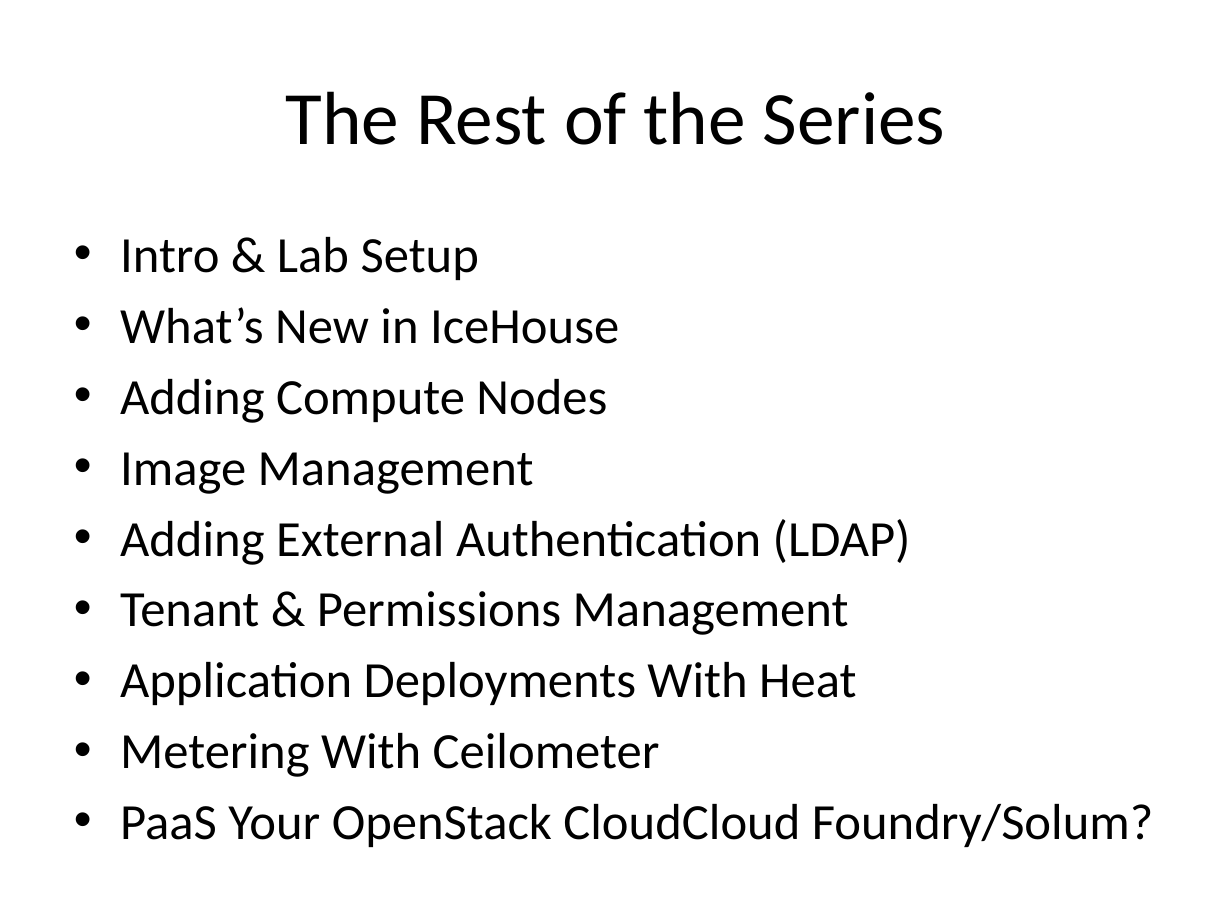
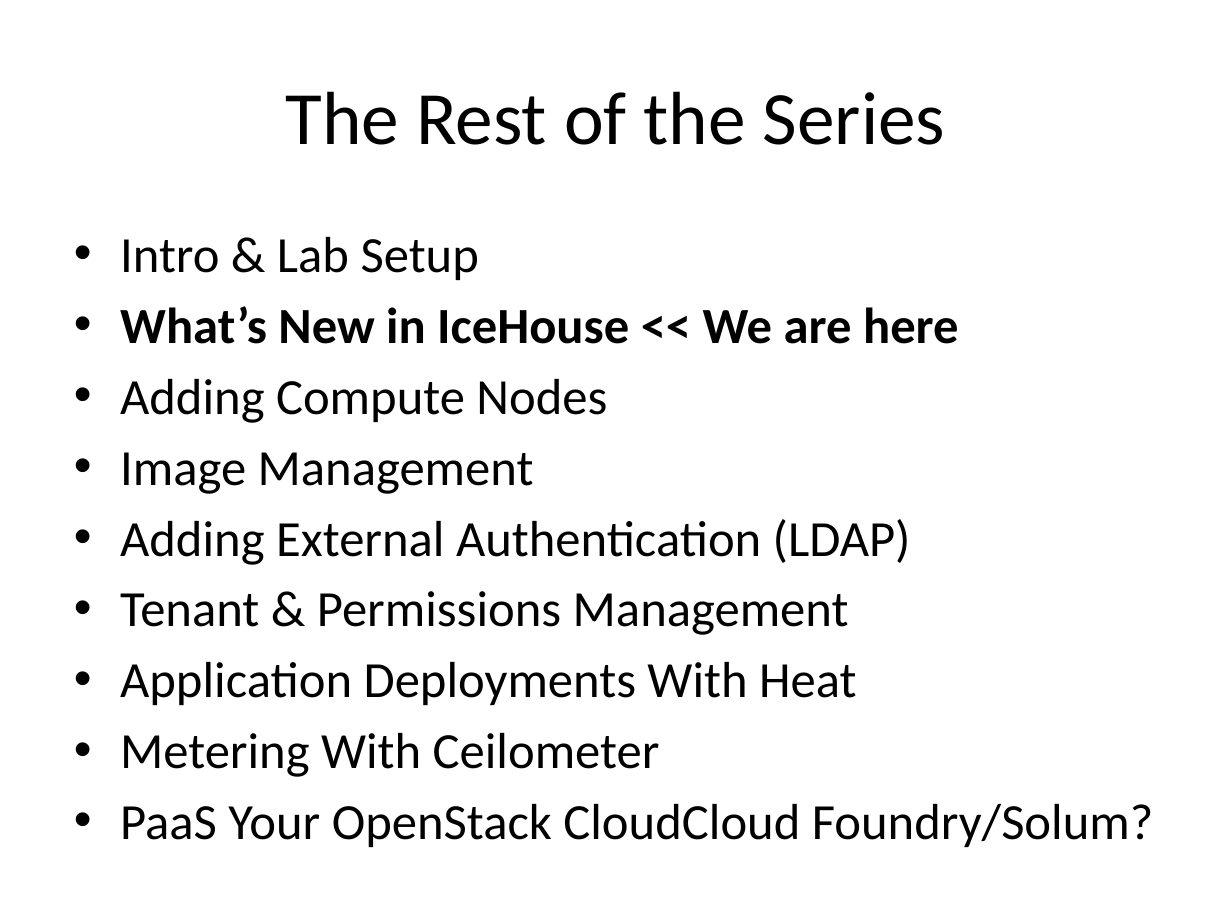
Before and after one commit to bunchc/Couch_to_OpenStack, a slide deck: slide 4 of slides/01-WhatsNew.pptx. Drawn at 1232x924 pixels with LibreOffice and Linux fonts; fonts in the diff are those of the drawing. Boxes give left, top, right and bottom in pixels: in the first picture for what was removed or moved away, otherwise in the second. Text is boxed around its words. In the diff, an @@ line names an element or a change of style, - is before the commit and + after.

```diff
--- a/slides/01-WhatsNew.pptx
+++ b/slides/01-WhatsNew.pptx
@@ text at (120,306,959,344): text changed; bold on @@
-• What’s New in IceHouse
+• What’s New in IceHouse << We are here
```
Also in this commit, not shown: 1 other file.
